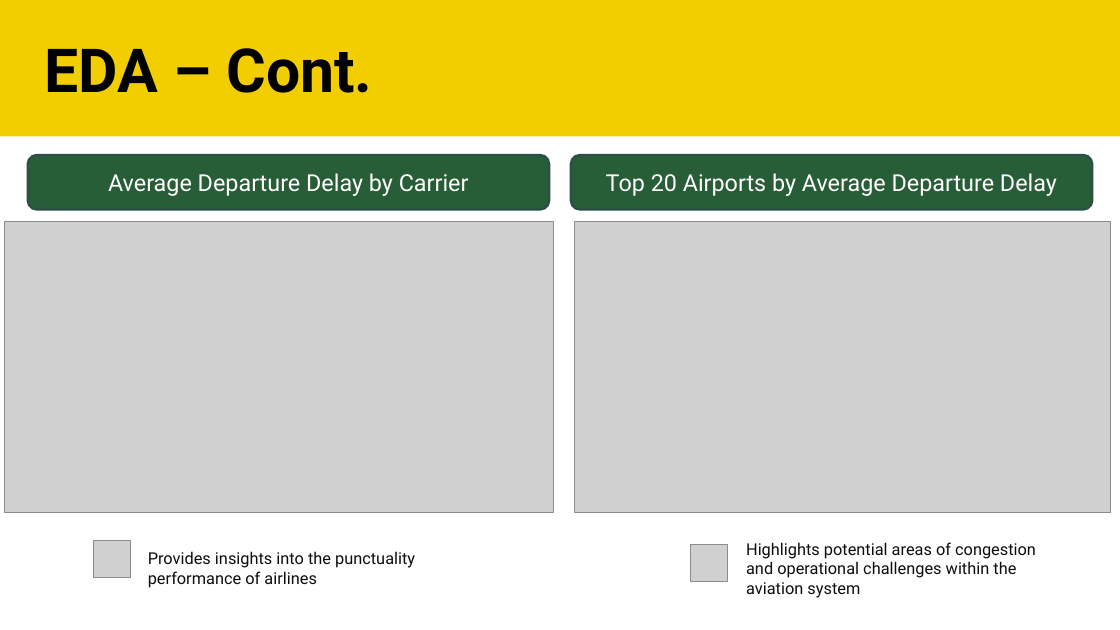
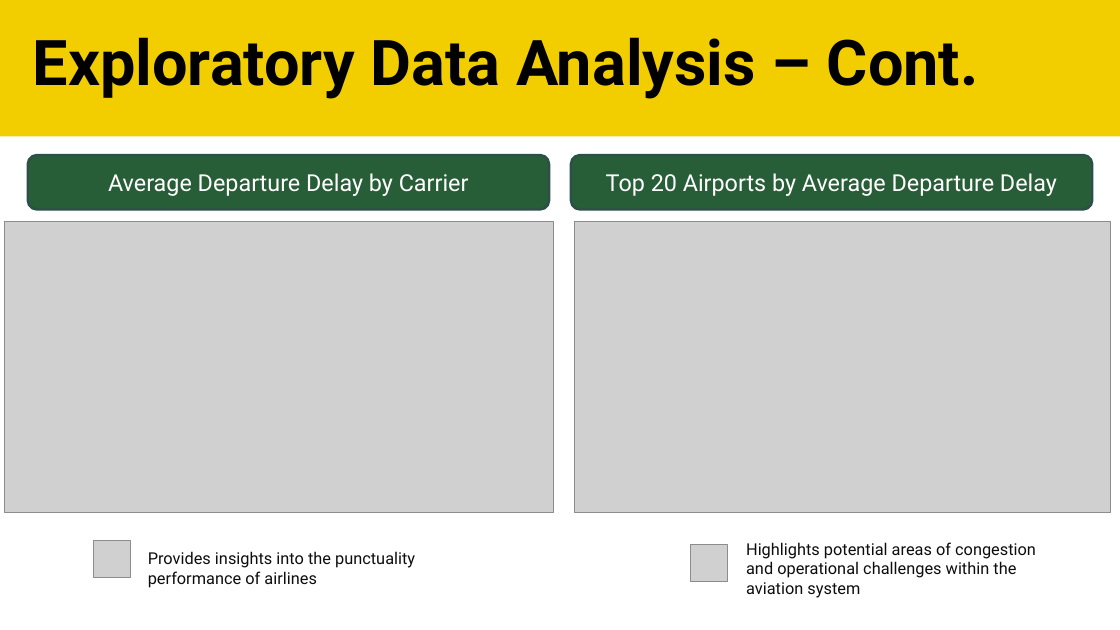
Before and after one commit to sk2003hw/Airline_Delay_and_Cancellation_Analysis, a slide deck: slide 7 of MATH 509_Project Presentation_Draft.pptx (slide 9 before the commit). Drawn at 1120x630 pixels with LibreOffice and Linux fonts; fonts in the diff are those of the drawing; grey boxes stand for pictures. Boxes give left, top, right and bottom in pixels: in the first picture for what was removed or moved away, otherwise in the second. Text is boxed around its words. In the diff, an @@ line names an element or a change of style, - is before the commit and + after.

```diff
--- a/MATH 509_Project Presentation_Draft.pptx
+++ b/MATH 509_Project Presentation_Draft.pptx
@@ title at (33, 37, 979, 99): text changed; size 52 to 54 pt @@
-EDA – Cont.
+Exploratory Data Analysis – Cont.
@@ title "Exploratory Data Analysis – Cont." at (33, 37, 979, 99): vertical alignment middle to top @@
```
Also in this commit, not shown: 5 other slides changed, 5 slides added.
